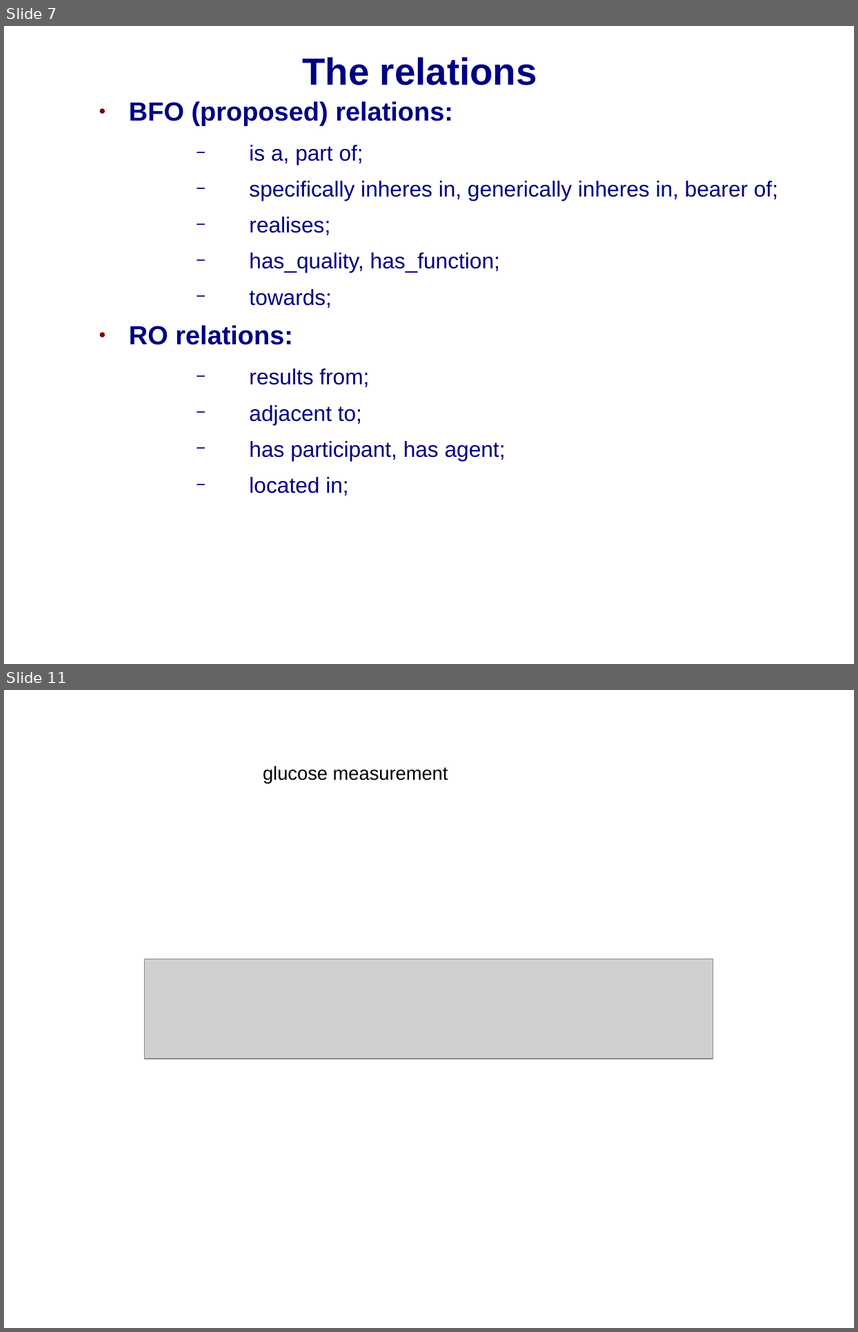
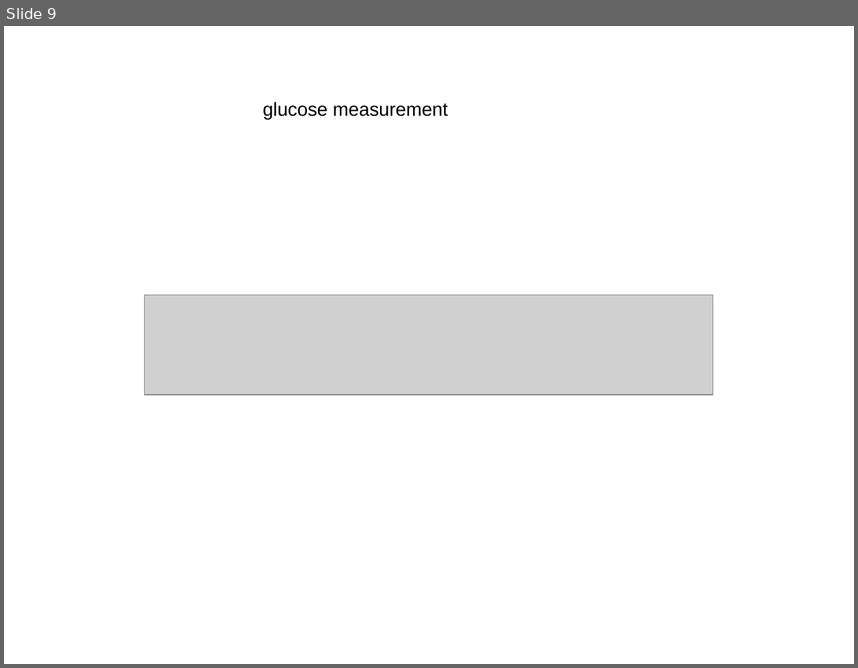
Before and after one commit to jamesaoverton/obi-backup, a slide deck: docs/papers/ISMB_2009/OBI-SIG.ppt. Shown one above the other, each under a label of ours: slides 7 and 11 before the commit, slide 9 after it; the slides between them are not shown. The pictures are 858x1332 and 858x668 pixels, drawn with LibreOffice and Linux fonts; fonts in the diff are those of the drawing; grey boxes stand for pictures; background and template pictures are left out. Boxes give left, top, right and bottom in pixels: in the first picture for what was removed or moved away, otherwise in the second. Text is boxed around its words. In the diff, an @@ line names an element or a change of style, - is before the commit and + after.

```diff
--- a/docs/papers/ISMB_2009/OBI-SIG.ppt
+++ b/docs/papers/ISMB_2009/OBI-SIG.ppt
@@ slide 7 removed at (x1=4, y1=26, x2=854, y2=664), background picture (left out) @@
@@ title removed at (x1=302, y1=57, x2=537, y2=85) @@
-The relations
@@ text removed at (x1=129, y1=101, x2=778, y2=495) @@
-● BFO (proposed) relations:
-  − is a, part of;
-  − specifically inheres in, generically inheres in, bearer of;
-  − realises;
-  − has_quality, has_function;
-  − towards;
-● RO relations:
-  − results from;
-  − adjacent to;
-  − has participant, has agent;
-  − located in;
@@ what was slide 11 is now slide 9 @@
```
Also in this commit, not shown: 4 slides changed, 4 slides added, 3 other slides removed.
